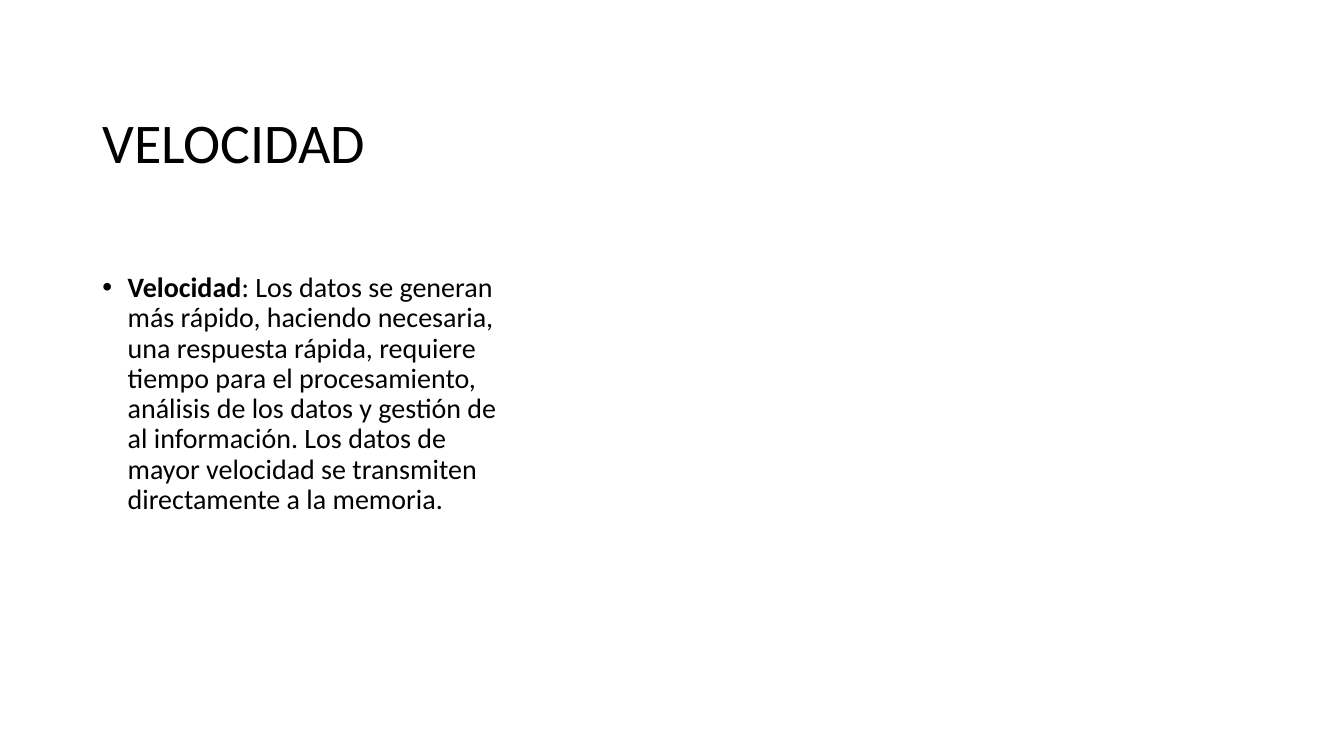
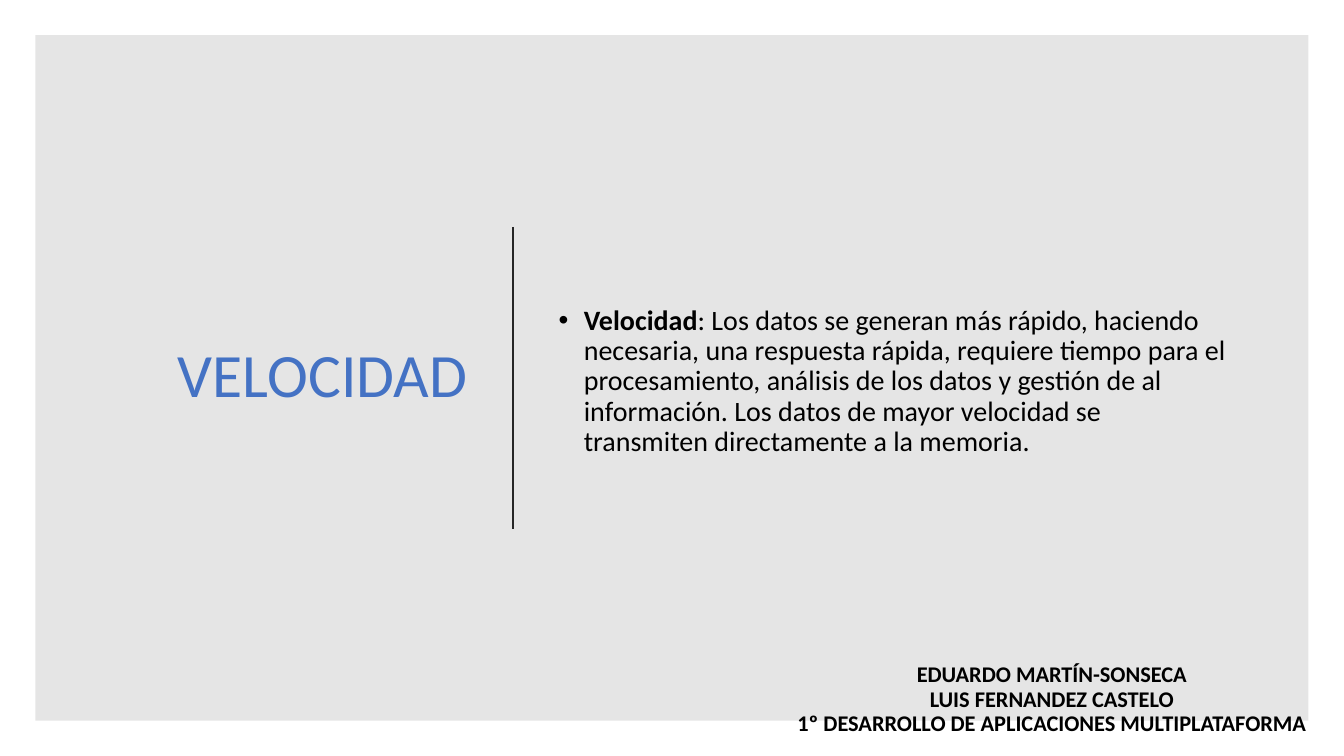
Before and after one commit to maraloeDev/Grado_SuperiorDAM, a slide deck: slide 5 of Bases de Datos/1º Evaluación/Ejercicios/Ejercicio2/Explotación de bases de datos Big Data.pptx. Drawn at 1344x756 pixels with LibreOffice and Linux fonts; fonts in the diff are those of the drawing. Boxes give left, top, right and bottom in pixels: in the first picture for what was removed or moved away, otherwise in the second. Text is boxed around its words. In the diff, an @@ line names an element or a change of style, - is before the commit and + after.

```diff
--- a/Bases de Datos/1º Evaluación/Ejercicios/Ejercicio2/Explotación de bases de datos Big Data.pptx
+++ b/Bases de Datos/1º Evaluación/Ejercicios/Ejercicio2/Explotación de bases de datos Big Data.pptx
@@ rectangle: place and size @@
-rectangle at box(0, 0, 815, 756)
+rectangle at box(35, 35, 1309, 721)
@@ rectangle at box(35, 35, 1309, 721): fill gradient #FFFFFF to #000000 at 10% opacity @@
@@ title "VELOCIDAD": place and size @@
-title "VELOCIDAD" at box(102, 126, 365, 164)
+title "VELOCIDAD" at box(178, 357, 467, 398)
@@ title "VELOCIDAD" at box(178, 357, 467, 398): size 40 to 44 pt, text colour #000000 to #4472C4; alignment left to right @@
@@ line added from (513, 227) to (513, 529), #262626 1.5 pt @@
@@ text "Velocidad: Los datos se generan ...": place and size @@
-text "Velocidad: Los datos se generan ..." at box(128, 277, 496, 510)
+text "Velocidad: Los datos se generan ..." at box(584, 310, 1225, 452)
@@ text "Velocidad: Los datos se generan ..." at box(584, 310, 1225, 452): vertical alignment top to bottom @@
@@ text added at box(797, 664, 1306, 731), 16 pt, text #000000, bold @@
+EDUARDO MARTÍN-SONSECA
+LUIS FERNANDEZ CASTELO
+1º DESARROLLO DE APLICACIONES MULTIPLATAFORMA
```
Also in this commit, not shown: 4 other slides changed.
